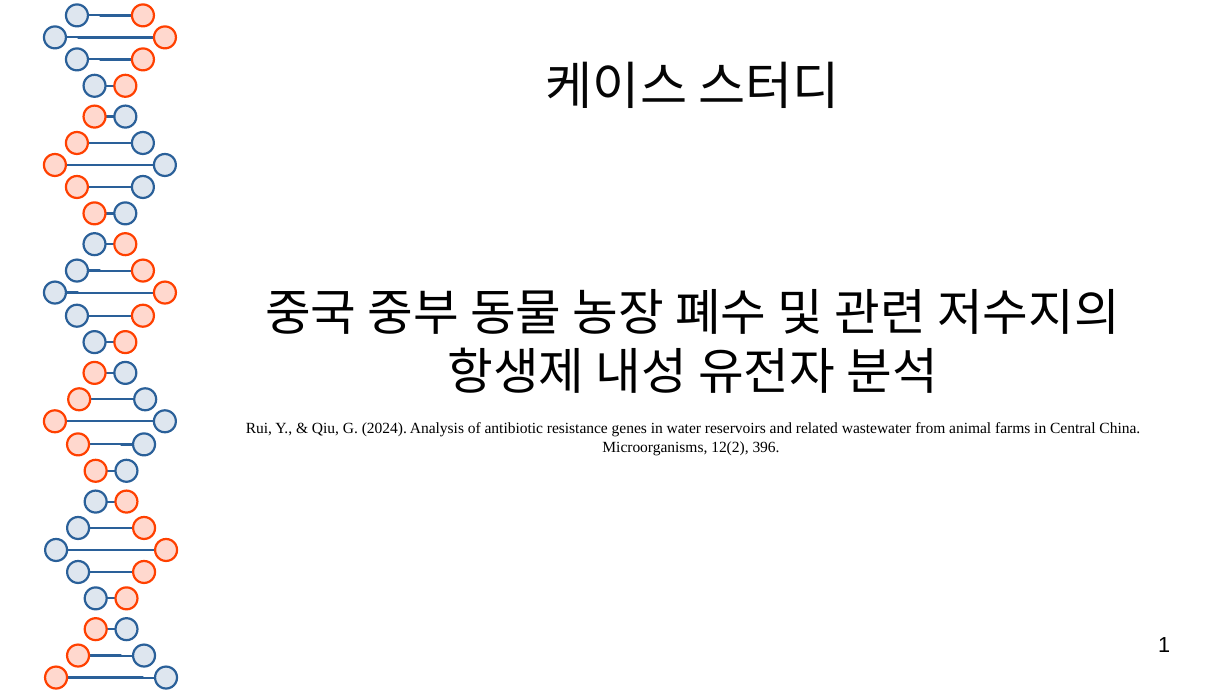
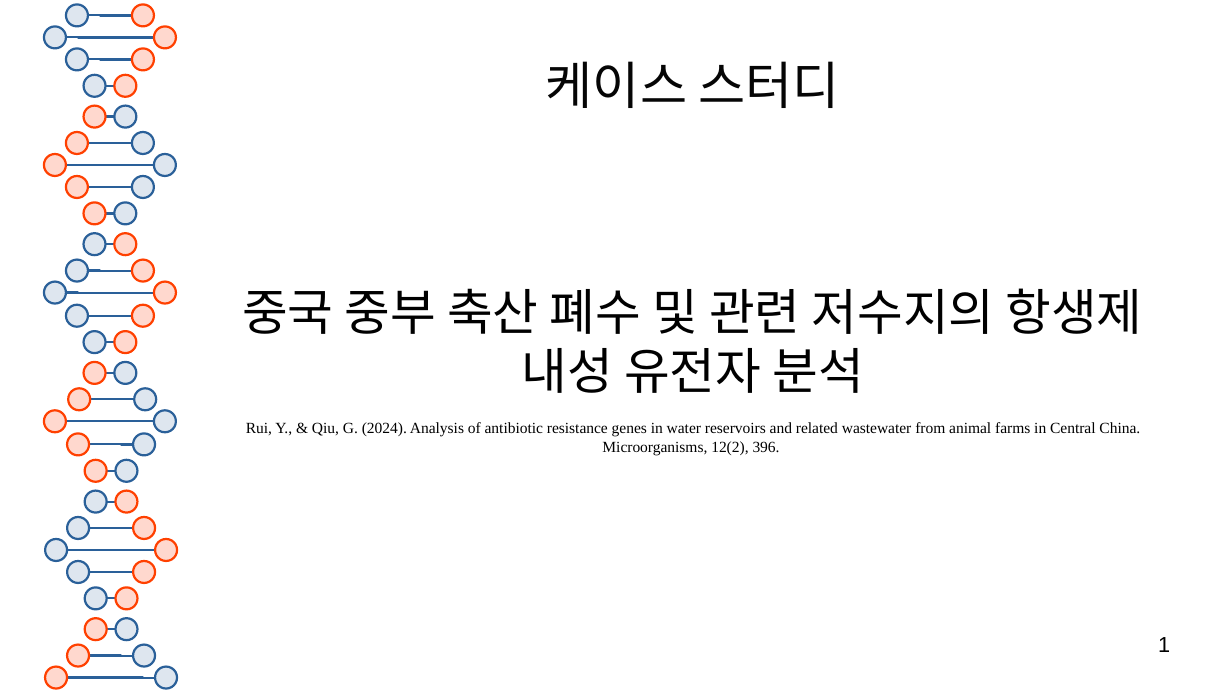
Before and after one commit to SHINKHO/bioinformatics_phase, a slide deck: slide 1 of docs/케이스 스터디-ARG.odp. Drawn at 1232x693 pixels with LibreOffice and Linux fonts; fonts in the diff are those of the drawing. Boxes give left, top, right and bottom in pixels: in the first picture for what was removed or moved away, otherwise in the second. Text is boxed around its words. In the diff, an @@ line names an element or a change of style, - is before the commit and + after.

```diff
--- a/docs/케이스 스터디-ARG.odp
+++ b/docs/케이스 스터디-ARG.odp
@@ subtitle at (x1=242, y1=288, x2=1143, y2=393): text changed @@
-중국 중부 동물 농장 폐수 및 관련 저수지의 항생제 내성 유전자 분석
+중국 중부 축산 폐수 및 관련 저수지의 항생제 내성 유전자 분석
```
Also in this commit, not shown: 2 other slides changed, 1 slide added, 1 other file.
